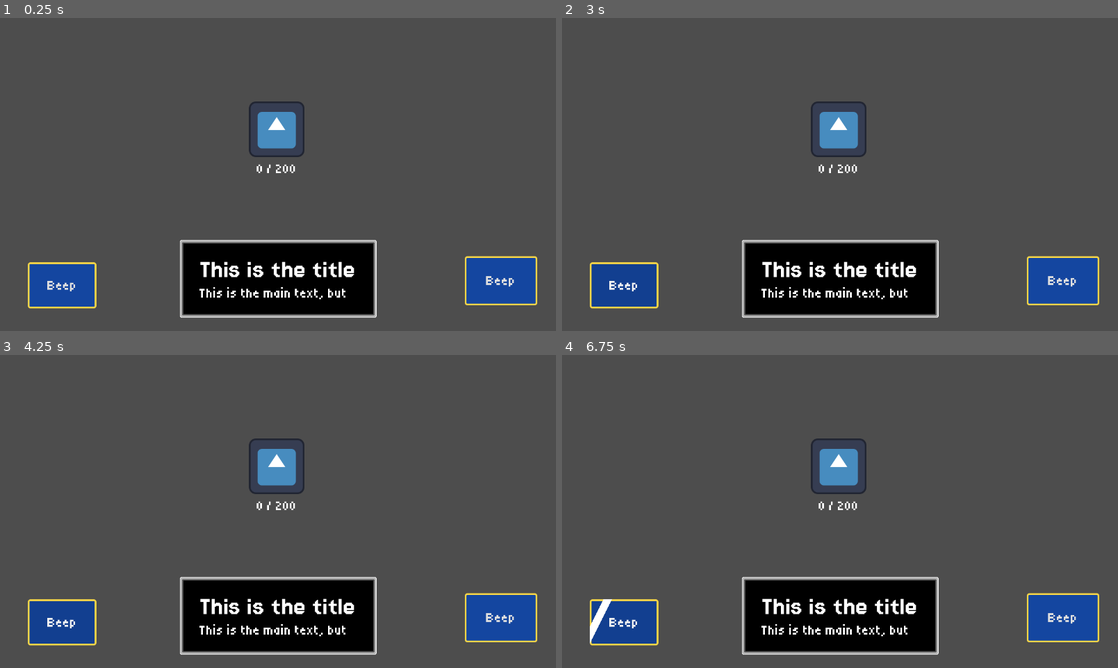
Above: before the commit, frames 1-4 (two rows, left to right).
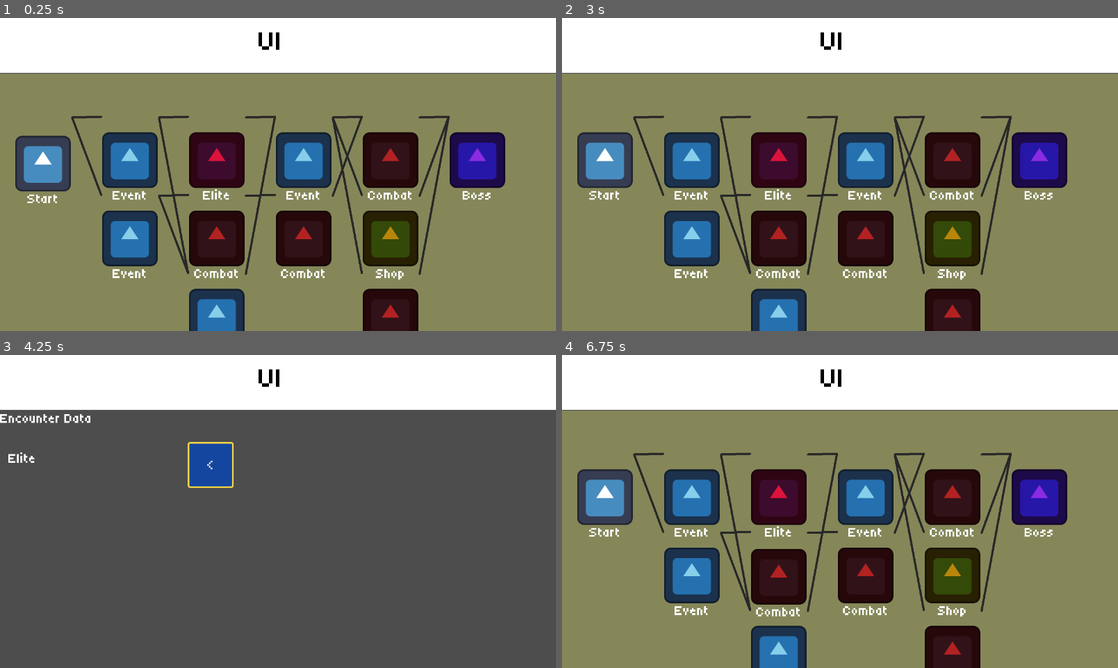
Above: after the commit, the same moments.

Repository: bjornarprytz/yggdrasil-prototype-2
Game: Godot game, scene res://main.tscn
Same seed, same stepped clock (60 frames per second), same inputs: the game is played once before the commit and once after it. The engine's default icon, where the game draws it, is replaced by a stand-in: a white triangle on a blue panel in a dark square.
Inputs (mouse positions are in pixels of both pictures, inside the frame that each line leads up to):
- Up to frame 1 (0.25 s): no input
- Up to frame 2 (3 s): click (623, 284) at 0.5 s, where only the run before the commit has a clickable "Beep"; click (1062, 280) at 1.25 s, where only the run before the commit has a clickable "Beep"; click "Beep" (after the commit: "Event") at 2 s; click "Beep" (after the commit: "<") at 2.75 s
- Up to frame 3 (4.25 s): click "Beep" (after the commit: "Elite") at 3.5 s
- Up to frame 4 (6.75 s): click "Beep" (after the commit: "<") at 4.25 s; click "Beep" (after the commit: "Combat") at 5 s; click (1062, 617) at 5.75 s, where only the run before the commit has a clickable "Beep"; click "Beep" (after the commit: "<") at 6.5 s

The runs differ from the first frame. In frame 1, 99% of the frame differs, in the area x 0-100%, y 0-100%; in frame 2, 98%; in frame 3, 32%; in frame 4, 98%.

Commit message:
initial commit. let's go

Diff:
--- /dev/null
+++ b/src/autoloads/database.gd
@@ -0,0 +1,17 @@
+extends Node2D
+
+var items: Dictionary[String, ItemData] = {}
+var encounters: Dictionary[String, EncounterData] = {}
+var enemies: Dictionary[String, EnemyData] = {}
+
+
+func get_element(id: String) -> GameElement:
+	if items.has(id):
+		return items[id]
+	if encounters.has(id):
+		return encounters[id]
+	if enemies.has(id):
+		return enemies[id]
+
+	push_error("Asked for non-existent element: %s" % id)
+	return null
--- /dev/null
+++ b/src/autoloads/database.tscn
@@ -0,0 +1,6 @@
+[gd_scene format=3 uid="uid://cwmdhcjjd3bjw"]
+
+[ext_resource type="Script" uid="uid://brmg8qicxful3" path="res://autoloads/database.gd" id="1_1wloj"]
+
+[node name="Database" type="Node2D" unique_id=1077103057]
+script = ExtResource("1_1wloj")
--- a/src/autoloads/factory.gd
+++ b/src/autoloads/factory.gd
@@ -3,6 +3,18 @@
 
 # Add factory methods for common scenes here. Access through the Create singleton
 
+var _location_factory = preload("res://map/location.tscn")
+var _connection_factory = preload("res://map/connection.tscn")
 
-func sheen() -> Sheen:
-	return preload("res://node_effects/sheen.tscn").instantiate() as Sheen
+func location(id: int) -> Location:
+	var f = _location_factory.instantiate() as Location
+	f.id = id
+
+	return f
+
+func connection(a: Location, b: Location) -> Connection:
+	var c = _connection_factory.instantiate() as Connection
+	c.a = a
+	c.b = b
+
+	return c
--- a/src/autoloads/factory.tscn
+++ b/src/autoloads/factory.tscn
@@ -1,6 +1,6 @@
-[gd_scene load_steps=2 format=3 uid="uid://dnp3u7emu43dw"]
+[gd_scene format=3 uid="uid://dnp3u7emu43dw"]
 
 [ext_resource type="Script" uid="uid://cjrqdiqk6l3wl" path="res://autoloads/factory.gd" id="1_6ycuu"]
 
-[node name="Factory" type="Node2D"]
+[node name="Factory" type="Node2D" unique_id=2117897398]
 script = ExtResource("1_6ycuu")
--- /dev/null
+++ b/src/autoloads/pool.gd
@@ -0,0 +1,43 @@
+extends Node2D
+
+class DrawParams:
+	var include_tags: Array[String] = []
+	var exclude_tags: Array[String] = []
+	var metadata_match: Dictionary[String, RegEx] = {}
+	var type: String
+
+class PoolItem:
+	var id: String
+	var type: String
+	var weight: float = 1.0
+
+	func _init(element: GameElement, weight_: float=1.0) -> void:
+		id = element.id
+		weight = weight_
+		type = type_string(typeof(element))
+
+var elements: Array[PoolItem] = []
+
+func draw(params: DrawParams) -> GameElement:
+	var candidates : Array[GameElement]
+	var weights: PackedFloat32Array = []
+
+	for e in elements:
+		if params.type != e.type:
+			continue
+		# TODO: Implement other filters
+
+		weights.append(e.weight)
+		candidates.append(Database.get_element(e.id))
+
+	if (candidates.is_empty()):
+		return null
+	if (candidates.size() == 1):
+		return candidates[0]
+
+	var rng = RandomNumberGenerator.new()
+
+	return candidates[rng.rand_weighted(weights)]
+
+func add(element: GameElement, weight: float = 1.0):
+	elements.append(PoolItem.new(element, weight))
--- /dev/null
+++ b/src/autoloads/pool.tscn
@@ -0,0 +1,6 @@
+[gd_scene format=3 uid="uid://dftlmk115guj1"]
+
+[ext_resource type="Script" uid="uid://5lcob2thx6o5" path="res://autoloads/pool.gd" id="1_3nxom"]
+
+[node name="Pool" type="Node2D" unique_id=100469483]
+script = ExtResource("1_3nxom")
--- a/src/autoloads/utility.gd
+++ b/src/autoloads/utility.gd
@@ -13,6 +13,12 @@
 		return Color(0, 0, 0) # Black
 	else:
 		return Color(1, 1, 1) # White
+
+func random_point(rect: Rect2):
+	var x = randf_range(0.0,rect.size.x)
+	var y = randf_range(0.0,rect.size.y)
+
+	return rect.position + Vector2(x, y)
 
 func random_color() -> Color:
 	return Color(
--- /dev/null
+++ b/src/data/encounter_data.gd
@@ -0,0 +1,39 @@
+class_name EncounterData
+extends GameElement
+
+enum Type {
+	Start,
+	Combat,
+	Elite,
+	Event,
+	Shop,
+	Boss
+}
+var type : Type
+
+func _init(t: Type):
+	type = t
+
+var type_str: String:
+	get:
+		return Type.keys()[type]
+
+var type_color: Color:
+	get:
+		match type:
+			Type.Start:
+				return Color.WHITE
+			Type.Combat:
+				return Color.FIREBRICK
+			Type.Elite:
+				return Color.CRIMSON
+			Type.Event:
+				return Color.SKY_BLUE
+			Type.Shop:
+				return Color.DARK_GOLDENROD
+			Type.Boss:
+				return Color.BLUE_VIOLET
+		return Color.DIM_GRAY
+
+func _to_string() -> String:
+	return "%s" % [type_str]
--- /dev/null
+++ b/src/data/enemy_data.gd
@@ -0,0 +1,2 @@
+class_name EnemyData
+extends GameElement
--- /dev/null
+++ b/src/data/game_element.gd
@@ -0,0 +1,7 @@
+@abstract
+class_name GameElement
+extends Resource
+
+@export var id: String
+@export var metadata: Dictionary[String, String] = {}
+@export var tags: Array[String] = []
--- /dev/null
+++ b/src/data/item_data.gd
@@ -0,0 +1,2 @@
+class_name ItemData
+extends GameElement
--- /dev/null
+++ b/src/data/map_data.gd
@@ -0,0 +1,19 @@
+class_name MapData
+extends Resource
+
+## The number of nodes in each layer (first and last layer are implicit (on node in each)
+@export var layers: Array[int]
+
+@export var weights: Dictionary[EncounterData.Type, float] = {
+	EncounterData.Type.Start: 0.0,
+	EncounterData.Type.Combat: 2.0,
+	EncounterData.Type.Elite: 0.3,
+	EncounterData.Type.Event: 1.0,
+	EncounterData.Type.Shop: 0.5,
+	EncounterData.Type.Boss: 0.0
+}
+
+func draw_encounter_type() -> EncounterData.Type:
+	var rng = RandomNumberGenerator.new()
+
+	return weights.keys()[rng.rand_weighted(weights.values())]
--- /dev/null
+++ b/src/encounter/encounter.gd
@@ -0,0 +1,15 @@
+class_name Encounter
+extends Node2D
+
+signal on_exit
+
+@onready var data_label: RichTextLabel = %Data
+
+var _encounter_data: EncounterData
+
+func load_data(data:EncounterData):
+	_encounter_data = data
+	data_label.text = _encounter_data.to_string()
+
+func _on_button_pressed() -> void:
+	on_exit.emit()
--- /dev/null
+++ b/src/encounter/encounter.tscn
@@ -0,0 +1,28 @@
+[gd_scene format=3 uid="uid://charjcrxtkq82"]
+
+[ext_resource type="Script" uid="uid://cixwdp8dqqyhn" path="res://encounter/encounter.gd" id="1_twjq8"]
+
+[node name="Encounter" type="Node2D" unique_id=1849243508]
+script = ExtResource("1_twjq8")
+
+[node name="Title" type="RichTextLabel" parent="." unique_id=842773143]
+offset_right = 288.0
+offset_bottom = 77.0
+text = "Encounter Data"
+
+[node name="Data" type="RichTextLabel" parent="." unique_id=1185863615]
+unique_name_in_owner = true
+offset_left = 19.0
+offset_top = 92.0
+offset_right = 612.0
+offset_bottom = 368.0
+text = "Encounter Data"
+
+[node name="Button" type="Button" parent="." unique_id=1697601111]
+offset_left = 432.0
+offset_top = 72.0
+offset_right = 450.0
+offset_bottom = 103.0
+text = "<"
+
+[connection signal="pressed" from="Button" to="." method="_on_button_pressed"]
--- a/src/input.gd
+++ /dev/null
@@ -1,9 +0,0 @@
-class_name InputNode
-extends Node
-
-@export var move_node: MoveNode
-
-func _unhandled_input(event: InputEvent) -> void:
-	if event is InputEventMouseButton and event.button_index == MOUSE_BUTTON_LEFT and event.pressed:
-		var global_position: Vector2 = move_node.body.get_global_mouse_position() # bit of a hack
-		move_node.move_to(global_position)
--- a/src/input.tscn
+++ /dev/null
@@ -1,6 +0,0 @@
-[gd_scene load_steps=2 format=3 uid="uid://bidwiuqi762w1"]
-
-[ext_resource type="Script" uid="uid://de4lfrg58kn1x" path="res://input.gd" id="1_ibw0e"]
-
-[node name="Input" type="Node"]
-script = ExtResource("1_ibw0e")
--- a/src/main.gd
+++ b/src/main.gd
@@ -1,12 +1,16 @@
+class_name GameState
 extends Node2D
 
+@onready var main_view: Node2D = %MainView
+@onready var map: Map = %Map
+@onready var encounter: Encounter = %Encounter
 
-func _on_left_button_pressed() -> void:
-	Audio.play(preload("res://assets/audio/message.wav"), $CanvasLayer/Button.global_position)
-
-func _on_right_button_pressed() -> void:
-	Audio.play(preload("res://assets/audio/message.wav"), $CanvasLayer/Button2.global_position)
+func _on_map_location_entered(location: Location) -> void:
+	map.hide()
+	encounter.load_data(location.encounter)
+	encounter.show()
 
 
-func _on_button_mouse_entered(source: Control) -> void:
-	NodeEffects.sheen(source)
+func _on_encounter_on_exit() -> void:
+	encounter.hide()
+	map.show()
--- a/src/main.tscn
+++ b/src/main.tscn
@@ -1,70 +1,48 @@
-[gd_scene load_steps=3 format=3 uid="uid://cgrejd4v5ywd3"]
+[gd_scene format=3 uid="uid://cgrejd4v5ywd3"]
 
 [ext_resource type="Script" uid="uid://736gp2f48fi7" path="res://main.gd" id="1_ig7tw"]
-[ext_resource type="PackedScene" uid="uid://bfq2ku3f8tps3" path="res://player.tscn" id="2_0xm2m"]
+[ext_resource type="PackedScene" uid="uid://dtrhwxrwnyycy" path="res://map/map.tscn" id="2_0xm2m"]
+[ext_resource type="Script" uid="uid://bey45jaa1bq6o" path="res://data/map_data.gd" id="3_h2yge"]
+[ext_resource type="PackedScene" uid="uid://charjcrxtkq82" path="res://encounter/encounter.tscn" id="4_1bvp3"]
 
-[node name="Main" type="Node2D"]
+[sub_resource type="Resource" id="Resource_1bvp3"]
+script = ExtResource("3_h2yge")
+layers = Array[int]([2, 3, 2, 3])
+metadata/_custom_type_script = "uid://bey45jaa1bq6o"
+
+[node name="Main" type="Node2D" unique_id=817841868]
 script = ExtResource("1_ig7tw")
 
-[node name="CanvasLayer" type="CanvasLayer" parent="."]
+[node name="CanvasLayer" type="CanvasLayer" parent="." unique_id=958590798]
 
-[node name="PanelContainer" type="PanelContainer" parent="CanvasLayer"]
-texture_filter = 3
-anchors_preset = 8
-anchor_left = 0.5
-anchor_top = 0.5
-anchor_right = 0.5
-anchor_bottom = 0.5
-offset_left = -226.0
-offset_top = 151.0
-offset_right = 227.0
-offset_bottom = 329.0
+[node name="ColorRect" type="ColorRect" parent="CanvasLayer" unique_id=1377326614]
+anchors_preset = 10
+anchor_right = 1.0
+offset_bottom = 126.0
 grow_horizontal = 2
-grow_vertical = 2
 
-[node name="ScrollContainer" type="ScrollContainer" parent="CanvasLayer/PanelContainer"]
-layout_mode = 2
-horizontal_scroll_mode = 0
-vertical_scroll_mode = 3
+[node name="RichTextLabel" type="RichTextLabel" parent="CanvasLayer" unique_id=1366849762]
+offset_left = 595.0
+offset_top = 17.0
+offset_right = 662.0
+offset_bottom = 105.0
+theme_override_colors/default_color = Color(0, 0, 0, 1)
+theme_override_font_sizes/normal_font_size = 64
+text = "UI"
+fit_content = true
+autowrap_mode = 0
 
-[node name="VBoxContainer" type="VBoxContainer" parent="CanvasLayer/PanelContainer/ScrollContainer"]
-layout_mode = 2
-size_flags_horizontal = 3
-size_flags_vertical = 3
+[node name="MainView" type="Node2D" parent="." unique_id=959898095]
+unique_name_in_owner = true
+position = Vector2(0, 128)
 
-[node name="Title" type="RichTextLabel" parent="CanvasLayer/PanelContainer/ScrollContainer/VBoxContainer"]
-layout_mode = 2
-theme_type_variation = &"Title"
-bbcode_enabled = true
-text = "This is the title"
-fit_content = true
-scroll_active = false
+[node name="Map" parent="MainView" unique_id=1377469786 instance=ExtResource("2_0xm2m")]
+unique_name_in_owner = true
+map_data = SubResource("Resource_1bvp3")
 
-[node name="Title2" type="RichTextLabel" parent="CanvasLayer/PanelContainer/ScrollContainer/VBoxContainer"]
-layout_mode = 2
-size_flags_vertical = 3
-bbcode_enabled = true
-text = "This is the main text, but [wave]there's more[/wave]"
-fit_content = true
-scroll_active = false
+[node name="Encounter" parent="MainView" unique_id=1849243508 instance=ExtResource("4_1bvp3")]
+unique_name_in_owner = true
+visible = false
 
-[node name="Button" type="Button" parent="CanvasLayer"]
-offset_left = 64.0
-offset_top = 562.0
-offset_right = 154.0
-offset_bottom = 632.0
-text = "Beep"
-
-[node name="Button2" type="Button" parent="CanvasLayer"]
-offset_left = 1070.0
-offset_top = 548.0
-offset_right = 1237.0
-offset_bottom = 661.0
-text = "Beep"
-
-[node name="Player" parent="." instance=ExtResource("2_0xm2m")]
-position = Vector2(637, 256)
-
-[connection signal="mouse_entered" from="CanvasLayer/Button" to="." method="_on_button_mouse_entered" flags=18]
-[connection signal="pressed" from="CanvasLayer/Button" to="." method="_on_left_button_pressed"]
-[connection signal="pressed" from="CanvasLayer/Button2" to="." method="_on_right_button_pressed"]
+[connection signal="location_entered" from="MainView/Map" to="." method="_on_map_location_entered"]
+[connection signal="on_exit" from="MainView/Encounter" to="." method="_on_encounter_on_exit"]
--- /dev/null
+++ b/src/map/connection.gd
@@ -0,0 +1,23 @@
+class_name Connection
+extends Line2D
+
+var a: Location
+var b: Location
+
+# Called when the node enters the scene tree for the first time.
+func _ready() -> void:
+	assert(a is Location)
+	assert(b is Location)
+	set_point_position(0, Vector2.ZERO)
+
+
+# Called every frame. 'delta' is the elapsed time since the previous frame.
+func _process(delta: float) -> void:
+	global_position = a.right_anchor.global_position
+
+	var b_pos = b.left_anchor.global_position - global_position
+
+	set_point_position(1, b_pos)
+
+func has(location: Location):
+	return a == location or b == location
--- /dev/null
+++ b/src/map/connection.tscn
@@ -0,0 +1,11 @@
+[gd_scene format=3 uid="uid://doxfsu1deu2rx"]
+
+[ext_resource type="Script" uid="uid://c6cnib3il0gec" path="res://map/connection.gd" id="1_n7713"]
+
+[node name="Connection" type="Line2D" unique_id=1525614120]
+points = PackedVector2Array(0, 0, 0, 0)
+width = 5.0
+default_color = Color(0.15532574, 0.15532571, 0.15532571, 1)
+begin_cap_mode = 2
+end_cap_mode = 2
+script = ExtResource("1_n7713")
--- /dev/null
+++ b/src/map/location.gd
@@ -0,0 +1,29 @@
+class_name Location
+extends Node2D
+
+@export var encounter: EncounterData
+
+@onready var left_anchor: Node2D = %LeftAnchor
+@onready var right_anchor: Node2D = %RightAnchor
+@onready var button: Button = %Button
+@onready var type: RichTextLabel = %Type
+
+var id: int
+
+var is_current: bool = false
+
+# Called when the node enters the scene tree for the first time.
+func _ready() -> void:
+	assert(encounter != null)
+	type.text = encounter.type_str
+	button.self_modulate = encounter.type_color
+
+# Called every frame. 'delta' is the elapsed time since the previous frame.
+func _process(delta: float) -> void:
+	if (is_current):
+		button.position.y = pingpong(Time.get_ticks_msec() / 100.0, 10)
+	else:
+		button.position.y = 0.0
+
+func _on_button_pressed() -> void:
+	print("Entering %s (%d)" % [str(encounter.type_str), id])
--- /dev/null
+++ b/src/map/location.tscn
@@ -0,0 +1,43 @@
+[gd_scene format=3 uid="uid://h41tve0vnf7u"]
+
+[ext_resource type="Script" uid="uid://bpxota35y7t27" path="res://map/location.gd" id="1_dit0l"]
+[ext_resource type="Texture2D" uid="uid://85p4vam34uiy" path="res://icon.svg" id="2_7r1oi"]
+
+[node name="Location" type="Node2D" unique_id=143523237]
+script = ExtResource("1_dit0l")
+
+[node name="Button" type="Button" parent="." unique_id=1412958395]
+unique_name_in_owner = true
+offset_left = -110.0
+offset_top = -93.0
+offset_right = 26.0
+offset_bottom = 43.0
+theme_override_colors/font_color = Color(1, 1, 1, 1)
+icon = ExtResource("2_7r1oi")
+flat = true
+autowrap_trim_flags = 0
+icon_alignment = 1
+
+[node name="Type" type="RichTextLabel" parent="Button" unique_id=1452859966]
+unique_name_in_owner = true
+layout_mode = 1
+anchors_preset = 12
+anchor_top = 1.0
+anchor_right = 1.0
+anchor_bottom = 1.0
+offset_top = -29.0
+grow_horizontal = 2
+grow_vertical = 0
+text = "TYPE"
+fit_content = true
+horizontal_alignment = 1
+
+[node name="LeftAnchor" type="Node2D" parent="." unique_id=873739362]
+unique_name_in_owner = true
+position = Vector2(-67, -1)
+
+[node name="RightAnchor" type="Node2D" parent="." unique_id=1070063718]
+unique_name_in_owner = true
+position = Vector2(66, 1)
+
+[connection signal="pressed" from="Button" to="." method="_on_button_pressed"]
--- /dev/null
+++ b/src/map/map.gd
@@ -0,0 +1,72 @@
+class_name Map
+extends Node2D
+
+@export var map_data: MapData
+
+@onready var locations: Node = %Locations
+@onready var connections: Node = %Connections
+
+signal location_entered(location: Location)
+
+var current_location: Location = null
+
+var conn_weights = [1,1,1,1,1,1,1,1,1,2]
+
+# Called when the node enters the scene tree for the first time.
+func _ready() -> void:
+	var start_loc = add_location(0,0, EncounterData.Type.Start)
+	var prev_layer = [start_loc]
+	var next_layer = []
+	var layer_index = 0
+	for layer_size in map_data.layers:
+		var next_conns = []
+		for i in range(layer_size):
+			var new_loc = add_location(layer_index+1, i, map_data.draw_encounter_type())
+			# Pick how many of the prev wheights should connect to this node
+			var nConnections = min(conn_weights.pick_random(), prev_layer.size())
+			prev_layer.shuffle()
+			for conn in prev_layer.slice(0,nConnections):
+				var new_conn = Create.connection(conn, new_loc)
+				connections.add_child(new_conn)
+				next_conns.append(new_conn)
+			next_layer.append(new_loc)
+		for loc in prev_layer:
+			if next_conns.any(func (c:Connection): c.has(loc)):
+				continue
+			connections.add_child(Create.connection(loc, next_layer.pick_random()))
+
+		prev_layer.clear()
+		prev_layer.append_array(next_layer)
+		next_layer = []
+		layer_index += 1
+
+	var end_loc = add_location(layer_index+1, 0, EncounterData.Type.Boss)
+	for conn in prev_layer: # Connect all nodes to the end location
+		connections.add_child(Create.connection(conn, end_loc))
+
+	change_current(start_loc)
+
+# Called every frame. 'delta' is the elapsed time since the previous frame.
+func _process(delta: float) -> void:
+	pass
+
+func add_location(layer:int, index: int, type: EncounterData.Type) -> Location:
+	var new_loc = Create.location(locations.get_child_count())
+	new_loc.encounter = EncounterData.new(type)
+	locations.add_child(new_loc)
+	new_loc.position.y = 100 + (index * 180)
+	new_loc.position.x = 100 + (layer * 200)
+
+	new_loc.button.pressed.connect(location_pressed.bind(new_loc))
+
+	return new_loc
+
+func change_current(location: Location):
+	if (current_location != null):
+		current_location.is_current = false
+	current_location = location
+	current_location.is_current = true
+
+func location_pressed(location: Location):
+	change_current(location)
+	location_entered.emit(location)
--- /dev/null
+++ b/src/map/map.tscn
@@ -0,0 +1,17 @@
+[gd_scene format=3 uid="uid://dtrhwxrwnyycy"]
+
+[ext_resource type="Script" uid="uid://fer4t4lt5rvm" path="res://map/map.gd" id="1_c7s6e"]
+
+[node name="Map" type="Node2D" unique_id=1377469786]
+script = ExtResource("1_c7s6e")
+
+[node name="ColorRect" type="ColorRect" parent="." unique_id=1639934424]
+offset_right = 1280.0
+offset_bottom = 720.0
+color = Color(0.51980686, 0.5280809, 0.35050964, 1)
+
+[node name="Connections" type="Node2D" parent="." unique_id=1275949242]
+unique_name_in_owner = true
+
+[node name="Locations" type="Node2D" parent="." unique_id=2104031071]
+unique_name_in_owner = true
--- a/src/node_effects/sheen.gd
+++ /dev/null
@@ -1,36 +0,0 @@
-class_name Sheen
-extends Node2D
-
-@onready var parent: Control = get_parent()
-@onready var zone: ColorRect = %Zone
-@onready var light: ColorRect = %Light
-
-func _ready() -> void:
-	assert(parent != null and parent is Control)
-
-	parent.resized.connect(_resize)
-	_resize()
-	_reset_light()
-
-func _resize():
-	zone.size = parent.get_rect().size
-	zone.global_position = parent.global_position
-	light.size.y = zone.size.y * 3
-
-	# Put the light offscreen safely to the left
-
-
-func play(duration: float = 0.5) -> Tween:
-	# Move the light across the zone
-	var tween = light.create_tween()
-
-	var target_x = zone.global_position.x + zone.size.x * 2
-
-	tween.tween_property(light, "global_position:x", target_x, duration)
-	tween.finished.connect(queue_free, ConnectFlags.CONNECT_ONE_SHOT)
-
-	return tween
-
-func _reset_light():
-	# Put the light offscreen safely to the left
-	light.global_position.x = zone.global_position.x - zone.size.x
--- a/src/node_effects/sheen.tscn
+++ /dev/null
@@ -1,23 +0,0 @@
-[gd_scene load_steps=2 format=3 uid="uid://c54wgd77q6x8i"]
-
-[ext_resource type="Script" uid="uid://cq84ieu8v6t1e" path="res://node_effects/sheen.gd" id="1_wbiya"]
-
-[node name="Sheen" type="Node2D"]
-script = ExtResource("1_wbiya")
-
-[node name="Zone" type="ColorRect" parent="."]
-unique_name_in_owner = true
-clip_children = 1
-offset_right = 40.0
-offset_bottom = 40.0
-mouse_filter = 2
-
-[node name="Light" type="ColorRect" parent="Zone"]
-unique_name_in_owner = true
-layout_mode = 0
-offset_left = -9.581613
-offset_top = -64.172035
-offset_right = 7.902877
-offset_bottom = 104.12173
-rotation = 0.46149457
-mouse_filter = 2
--- a/src/player.gd
+++ /dev/null
@@ -1,10 +0,0 @@
-class_name Player
-extends Sprite2D
-
-
-@onready var move: MoveNode = %Move
-@onready var speed: RichTextLabel = %Speed
-
-
-func _process(delta: float) -> void:
-	speed.text = "%d / %d" % [move.current_speed, move.max_speed]
--- a/src/player.tscn
+++ /dev/null
@@ -1,30 +0,0 @@
-[gd_scene load_steps=5 format=3 uid="uid://bfq2ku3f8tps3"]
-
-[ext_resource type="Texture2D" uid="uid://85p4vam34uiy" path="res://icon.svg" id="1_4flbx"]
-[ext_resource type="Script" uid="uid://c02xigw0vx220" path="res://player.gd" id="2_onrkg"]
-[ext_resource type="PackedScene" uid="uid://i5bdpg8d7fj0" path="res://move.tscn" id="3_hqtel"]
-[ext_resource type="PackedScene" uid="uid://bidwiuqi762w1" path="res://input.tscn" id="4_sweqy"]
-
-[node name="Player" type="Sprite2D"]
-texture = ExtResource("1_4flbx")
-script = ExtResource("2_onrkg")
-
-[node name="Move" parent="." node_paths=PackedStringArray("body") instance=ExtResource("3_hqtel")]
-unique_name_in_owner = true
-body = NodePath("..")
-
-[node name="Input" parent="." node_paths=PackedStringArray("move_node") instance=ExtResource("4_sweqy")]
-unique_name_in_owner = true
-move_node = NodePath("../Move")
-
-[node name="Speed" type="RichTextLabel" parent="."]
-unique_name_in_owner = true
-offset_left = -55.0
-offset_top = 71.0
-offset_right = 56.0
-offset_bottom = 112.0
-fit_content = true
-scroll_active = false
-autowrap_mode = 0
-horizontal_alignment = 1
-vertical_alignment = 1
--- a/src/project.godot
+++ b/src/project.godot
@@ -14,7 +14,7 @@
 
 [application]
 
-config/name="GAME_NAME"
+config/name="yggdrasil-prototype-2"
 run/main_scene="res://main.tscn"
 config/features=PackedStringArray("4.6", "GL Compatibility")
 config/icon="res://icon.svg"
@@ -27,6 +27,8 @@
 Audio="*res://autoloads/audio_manager.tscn"
 NodeEffects="*res://autoloads/node_effects.tscn"
 Settings="*res://autoloads/settings.tscn"
+Database="*uid://cwmdhcjjd3bjw"
+Pool="*uid://dftlmk115guj1"
 
 [display]
 
@@ -37,7 +39,7 @@
 
 [dotnet]
 
-project/assembly_name="GAME_NAME"
+project/assembly_name="yggdrasil-prototype-2"
 
 [editor_plugins]
 
Not shown, changed: src/assets/panel-texture.png.import
Not shown, added: src/autoloads/database.gd.uid
Not shown, added: src/autoloads/pool.gd.uid
Not shown, added: src/data/encounter_data.gd.uid
Not shown, added: src/data/enemy_data.gd.uid
Not shown, added: src/data/game_element.gd.uid
Not shown, added: src/data/item_data.gd.uid
Not shown, added: src/data/map_data.gd.uid
Not shown, added: src/encounter/encounter.gd.uid
Not shown: 1 places in src/generated/global_theme.tres that only renumber resources
Not shown, changed: src/icon.svg.import
Not shown, removed: src/input.gd.uid
(and 8 more such lines)
